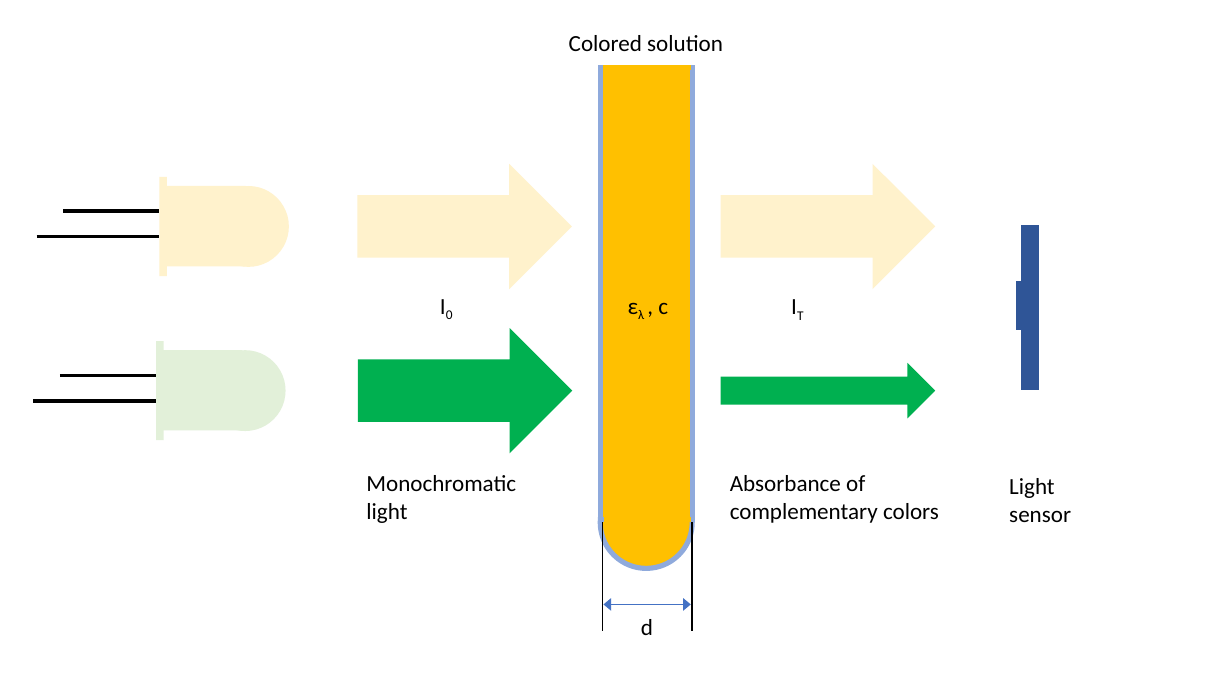
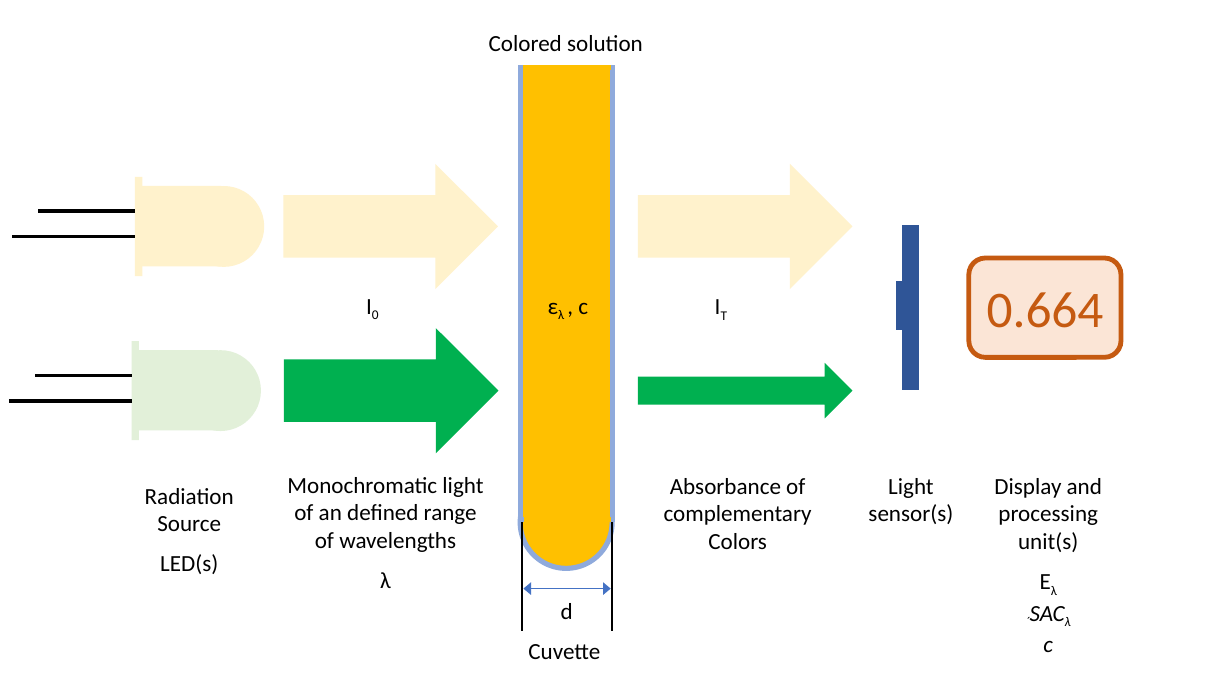
Before and after one commit to smartaquametering/smartPhotometer, a slide deck: slide 3 of setup/network.pptx. Drawn at 1232x693 pixels with LibreOffice and Linux fonts; fonts in the diff are those of the drawing. Boxes give left, top, right and bottom in pixels: in the first picture for what was removed or moved away, otherwise in the second. Text is boxed around its words. In the diff, an @@ line names an element or a change of style, - is before the commit and + after.

```diff
--- a/setup/network.pptx
+++ b/setup/network.pptx
@@ right arrow: place and size @@
-right arrow at box(721, 164, 935, 289)
+right arrow at box(638, 164, 852, 289)
@@ 4 rectangles, 4 lines, 2 ellipses: place and size @@
-4 rectangles, 4 lines, 2 ellipses at box(33, 177, 289, 440)
+4 rectangles, 4 lines, 2 ellipses at box(9, 177, 264, 440)
@@ rectangle: place and size @@
-rectangle at box(1022, 226, 1039, 390)
+rectangle at box(903, 226, 920, 390)
@@ rounded rectangle added at box(970, 258, 1122, 358), fill #FBE5D6, outline #C55A11 3.75 pt @@
@@ rectangle: place and size @@
-rectangle at box(1017, 281, 1024, 329)
+rectangle at box(897, 281, 904, 329)
@@ text added at box(987, 292, 1104, 328), 40 pt, text #C55A11 @@
+0.664
@@ 2 texts, 2 right arrows: place and size @@
-2 texts, 2 right arrows at box(358, 164, 815, 454)
+2 texts, 2 right arrows at box(284, 164, 738, 454)
@@ right arrow: place and size @@
-right arrow at box(721, 363, 935, 419)
+right arrow at box(638, 363, 852, 419)
@@ text at box(287, 477, 483, 588): text changed @@
-Monochromatic light
+Monochromatic light of an defined range of wavelengths
+λ
@@ text at box(664, 478, 812, 549): text changed @@
-Absorbance of
-complementary colors
+Absorbance of
+complementary
+Colors
@@ text at box(868, 478, 953, 524): text changed @@
-Light
-sensor
+Light
+sensor(s)
@@ text added at box(994, 478, 1102, 652), 18 pt, text #000000 @@
+Display and processing
+unit(s)
+Eλ
+´SACλ
+c
@@ text added at box(145, 488, 234, 574), 18 pt, text #000000 @@
+Radiation
+Source
+LED(s)
@@ 4 lines, 2 texts, 1 ellipse, 1 rectangle: place and size @@
-4 lines, 2 texts, 1 ellipse, 1 rectangle at box(569, 35, 723, 631)
+4 lines, 2 texts, 1 ellipse, 1 rectangle at box(489, 35, 643, 631)
@@ double arrow moved from (604, 604) - (691, 604) to (523, 589) - (611, 589) @@
@@ text "d": place and size @@
-text "d" at box(641, 619, 653, 635)
+text "d" at box(561, 603, 573, 619)
@@ text added at box(528, 644, 600, 659), 18 pt, text #000000 @@
+Cuvette
```
Also in this commit, not shown: 2 other files.
